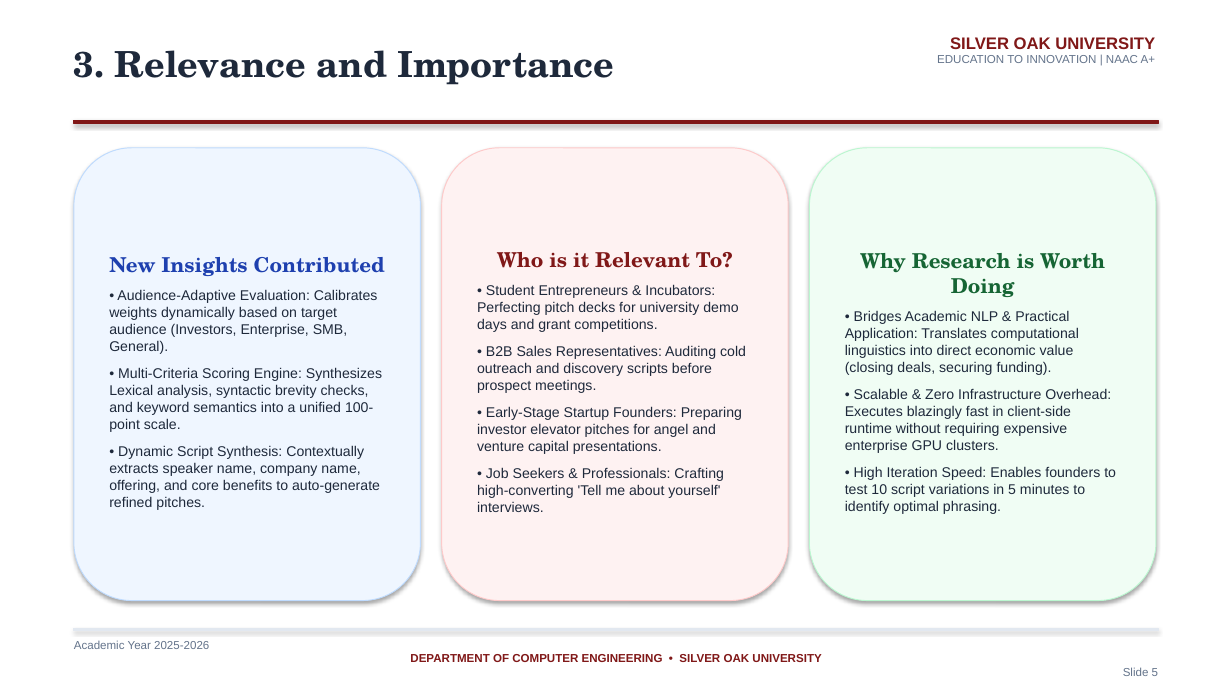
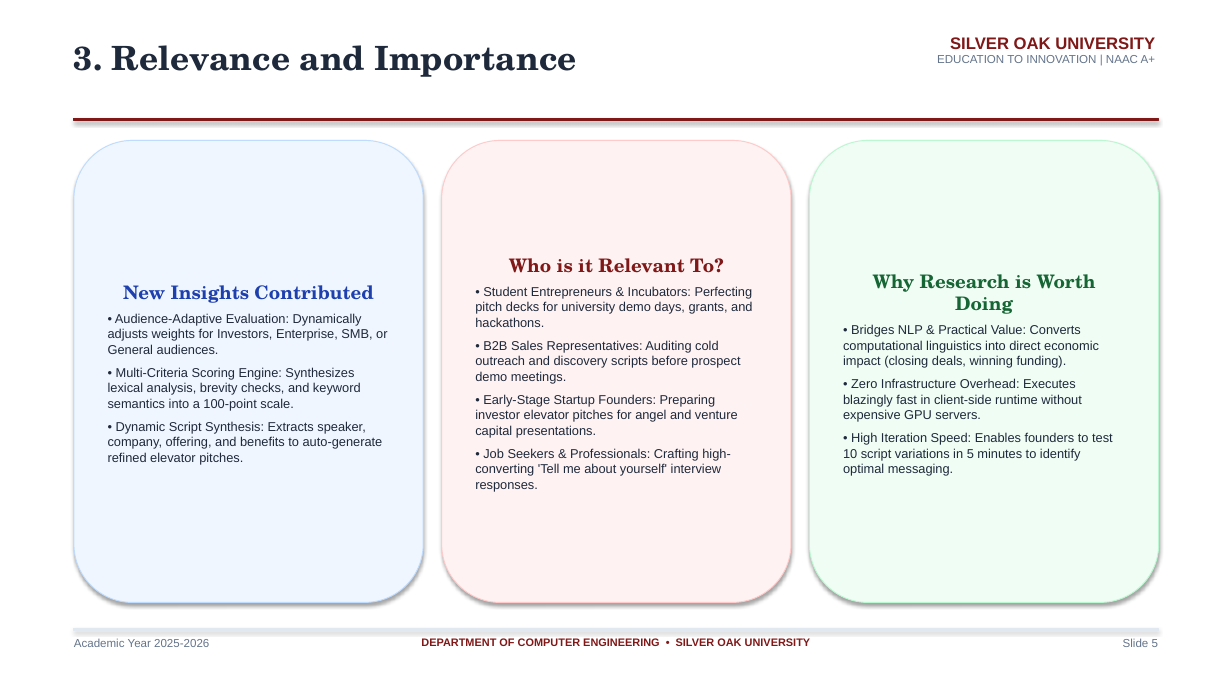
Before and after one commit to PARTHBAVALIYA/pitchiq, a slide deck: slide 5 of PitchIQ_SilverOak_Presentation.pptx. Drawn at 1232x693 pixels with LibreOffice and Linux fonts; fonts in the diff are those of the drawing. Boxes give left, top, right and bottom in pixels: in the first picture for what was removed or moved away, otherwise in the second. Text is boxed around its words. In the diff, an @@ line names an element or a change of style, - is before the commit and + after.

Commit message:
Fix slide formatting, card padding, and box boundaries in PPT

```diff
--- a/PitchIQ_SilverOak_Presentation.pptx
+++ b/PitchIQ_SilverOak_Presentation.pptx
@@ text "3. Relevance and Importance" at (74,45,577,77): size 28 to 26 pt @@
@@ rounded rectangle "New Insights Contributed": place and size @@
-rounded rectangle "New Insights Contributed" at (74,148,421,601)
+rounded rectangle "New Insights Contributed" at (74,140,423,603)
@@ rounded rectangle "Who is it Relevant To?": place and size @@
-rounded rectangle "Who is it Relevant To?" at (442,148,788,601)
+rounded rectangle "Who is it Relevant To?" at (442,140,791,603)
@@ rounded rectangle "Why Research is Worth Doing": place and size @@
-rounded rectangle "Why Research is Worth Doing" at (810,148,1156,601)
+rounded rectangle "Why Research is Worth Doing" at (810,140,1159,603)
@@ text in rounded rectangle at (475,258,738,438): size 16 to 14.5 pt in "Who is it Relevant To?"; size 11 to 10 pt in "• Early-Stage Startup Founders: Preparing investor elevator ..."; less space between paragraphs @@
@@ text in rounded rectangle at (123,285,373,303): size 16 to 14.5 pt in "New Insights Contributed" @@
@@ text in rounded rectangle at (475,286,753,384): text changed; size 11 to 10 pt @@
-• Student Entrepreneurs & Incubators: Perfecting pitch decks for university demo days and grant competitions.
-• B2B Sales Representatives: Auditing cold outreach and discovery scripts before prospect meetings.
+• Student Entrepreneurs & Incubators: Perfecting pitch decks for university demo days, grants, and hackathons.
+• B2B Sales Representatives: Auditing cold outreach and discovery scripts before prospect demo meetings.
@@ text in rounded rectangle at (873,274,1096,314): size 16 to 14.5 pt in "Why Research is Worth Doing" @@
@@ text in rounded rectangle at (108,313,387,465): text changed; size 11 to 10 pt @@
-• Audience-Adaptive Evaluation: Calibrates weights dynamically based on target audience (Investors, Enterprise, SMB, General).
-• Multi-Criteria Scoring Engine: Synthesizes Lexical analysis, syntactic brevity checks, and keyword semantics into a unified 100-point scale.
-• Dynamic Script Synthesis: Contextually extracts speaker name, company name, offering, and core benefits to auto-generate refined pitches.
+• Audience-Adaptive Evaluation: Dynamically adjusts weights for Investors, Enterprise, SMB, or General audiences.
+• Multi-Criteria Scoring Engine: Synthesizes lexical analysis, brevity checks, and keyword semantics into a 100-point scale.
+• Dynamic Script Synthesis: Extracts speaker, company, offering, and benefits to auto-generate refined elevator pitches.
@@ text in rounded rectangle at (843,324,1113,476): text changed; size 11 to 10 pt @@
-• Bridges Academic NLP & Practical Application: Translates computational linguistics into direct economic value (closing deals, securing funding).
-• Scalable & Zero Infrastructure Overhead: Executes blazingly fast in client-side runtime without requiring expensive enterprise GPU clusters.
-• High Iteration Speed: Enables founders to test 10 script variations in 5 minutes to identify optimal phrasing.
+• Bridges NLP & Practical Value: Converts computational linguistics into direct economic impact (closing deals, winning funding).
+• Zero Infrastructure Overhead: Executes blazingly fast in client-side runtime without expensive GPU servers.
+• High Iteration Speed: Enables founders to test 10 script variations in 5 minutes to identify optimal messaging.
@@ text in rounded rectangle at (475,448,730,492): text changed; size 11 to 10 pt @@
-• Job Seekers & Professionals: Crafting high-converting 'Tell me about yourself' interviews.
+• Job Seekers & Professionals: Crafting high-converting 'Tell me about yourself' interview responses.
@@ text at (410,654,1158,676): paragraphs removed @@
-DEPARTMENT OF COMPUTER ENGINEERING • SILVER OAK UNIVERSITY
-Slide 5
@@ text added at (421,638,811,649), 8.5 pt, text #801818, bold @@
+DEPARTMENT OF COMPUTER ENGINEERING • SILVER OAK UNIVERSITY
@@ text added at (1123,638,1158,647), 9 pt, text #64748B @@
+Slide 5
```
Also in this commit, not shown: 13 other slides changed.
